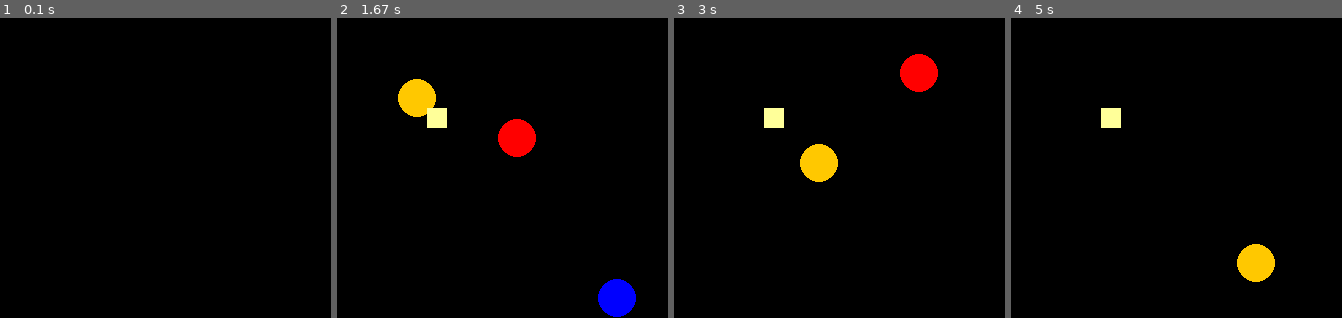
Above: before the commit, frames 1-4 (left to right).
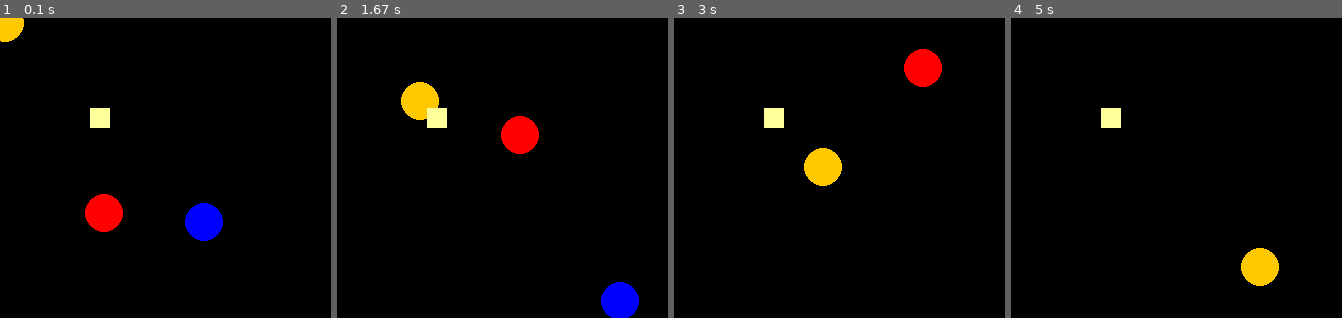
Above: after the commit, the same moments.

Repository: chauncy-crib/tagprobot-ml
Game: pygame game, started from python/main.py
Two runs of this game, one before a commit and one after it. Both use one fixed random seed, a clock stepped at 60 frames per second and the inputs below.
Inputs:
- Up to frame 1 (0.1 s): no input
- Up to frame 2 (1.67 s): no input
- Up to frame 3 (3 s): no input
- Up to frame 4 (5 s): no input

The runs differ from the first frame. In frame 1, 3.1% of the frame differs, in the area x 0-68%, y 0-75%; in frame 2, 0.9%; in frame 3, 0.9%; in frame 4, 0.4%.

Commit message:
rename performance to point_update_performance

Diff:
--- a/python/main.py
+++ b/python/main.py
@@ -27,7 +27,7 @@
                 done = True
 
         screen.fill((0, 0, 0))
-        clock.tick(10)
+        clock.tick(100)
         delta_t_ms: int = clock.get_time()
         world_state.next_state(delta_t_ms)
         world_state.draw(screen)
--- a/python/state/ball.py
+++ b/python/state/ball.py
@@ -14,8 +14,9 @@
 
 @dataclass
 class Ball(Shape):
-    x: int
-    y: int
+    # floats needed in order to store position at fractional pixels
+    x: float
+    y: float
     id: UUID
     team: Team
     # velocities in pixels/second
@@ -40,5 +41,5 @@
                             2*self.radius))
 
     def move(self, dt: int) -> None:
-        self.x += self.vx * dt // 1000
-        self.y += self.vy * dt // 1000
+        self.x += self.vx * dt / 1000
+        self.y += self.vy * dt / 1000
Not shown, changed: python/README.md
Renamed: python/performance/performance.py -> python/performance/point_update_performance.py
